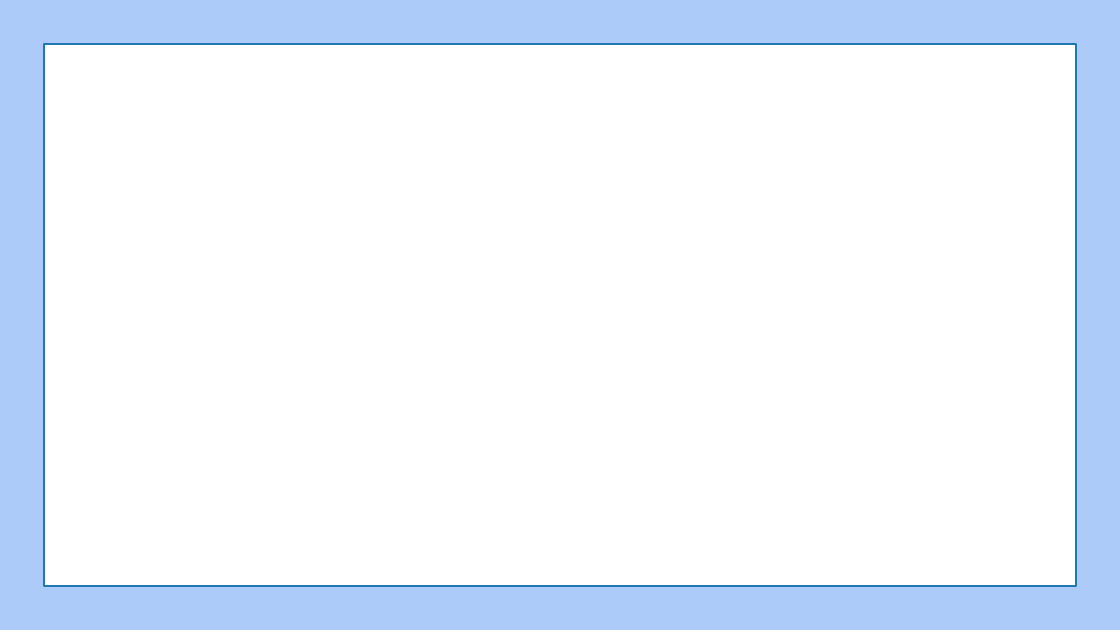
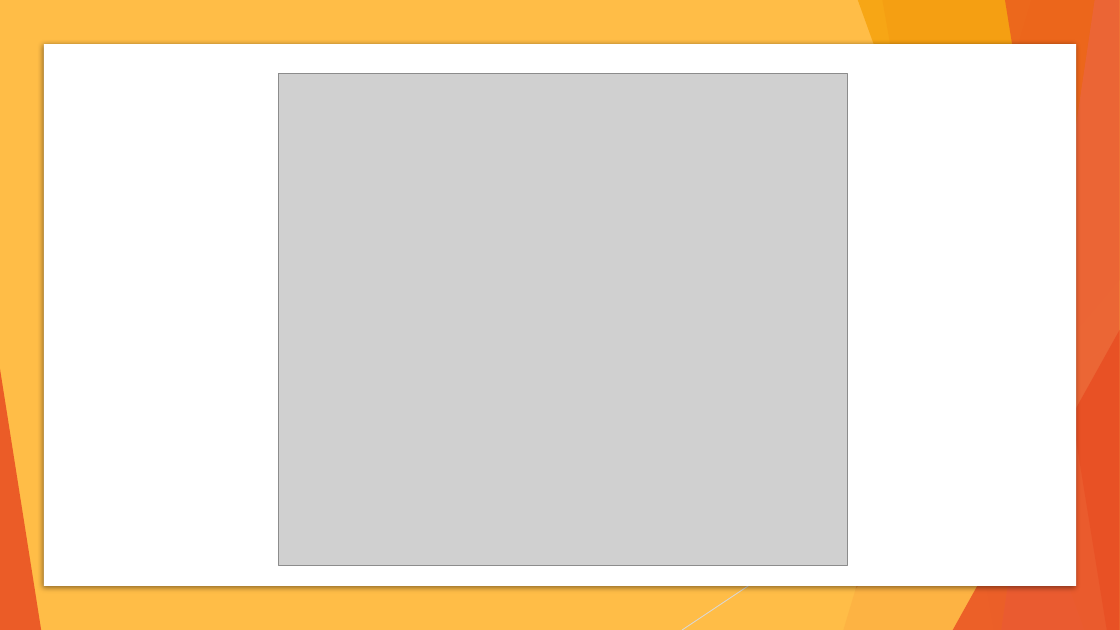
Before and after one commit to treybourgeois/nss_capstone_2021, a slide deck: slide 6 of data2/capstone_presentation.pptx (slide 2 before the commit). Drawn at 1120x630 pixels with LibreOffice and Linux fonts; fonts in the diff are those of the drawing; grey boxes stand for pictures; background and template pictures are left out. Boxes give left, top, right and bottom in pixels: in the first picture for what was removed or moved away, otherwise in the second. Text is boxed around its words. In the diff, an @@ line names an element or a change of style, - is before the commit and + after.

```diff
--- a/data2/capstone_presentation.pptx
+++ b/data2/capstone_presentation.pptx
@@ rectangle at box(0, 0, 1120, 630): fill #ACCBF9 to #FFBD47 @@
@@ freeform shape at box(844, 0, 1120, 630): fill #4A66AC at 30% opacity to #E84C22 at 30% opacity @@
@@ freeform shape at box(844, 0, 1120, 630): fill #4A66AC at 30% opacity to #E84C22 at 30% opacity @@
@@ freeform shape at box(858, 0, 1120, 630): fill #3477B2 at 70% opacity to #F49D00 at 70% opacity @@
@@ freeform shape at box(858, 0, 1120, 630): fill #3477B2 at 70% opacity to #F49D00 at 70% opacity @@
@@ freeform shape at box(882, 0, 1120, 630): fill #4A66AC at 20% opacity to #E84C22 at 20% opacity @@
@@ freeform shape at box(882, 0, 1120, 630): fill #4A66AC at 20% opacity to #E84C22 at 20% opacity @@
@@ freeform shape at box(1002, 0, 1120, 630): fill #90A2CF at 70% opacity to #F1947A at 70% opacity @@
@@ freeform shape at box(1002, 0, 1120, 630): fill #90A2CF at 70% opacity to #F1947A at 70% opacity @@
@@ freeform shape at box(1005, 0, 1120, 630): fill #4A66AC at 65% opacity to #E84C22 at 65% opacity @@
@@ freeform shape at box(1005, 0, 1120, 630): fill #4A66AC at 65% opacity to #E84C22 at 65% opacity @@
@@ rectangle at box(44, 45, 1076, 586): outline #1F78B4 1.75 pt to none; shadow on @@
@@ picture added at box(279, 74, 848, 565) @@
@@ triangle at box(821, 280, 1120, 630): fill #629DD1 at 72% opacity to #FFBD47 at 72% opacity @@
@@ triangle at box(821, 280, 1120, 630): fill #629DD1 at 72% opacity to #FFBD47 at 72% opacity @@
@@ triangle at box(953, 330, 1120, 630): fill #4A66AC at 80% opacity to #E84C22 at 80% opacity @@
@@ triangle at box(953, 330, 1120, 630): fill #4A66AC at 80% opacity to #E84C22 at 80% opacity @@
@@ triangle at box(0, 369, 41, 630): fill #4A66AC at 85% opacity to #E84C22 at 85% opacity @@
@@ triangle at box(0, 369, 41, 630): fill #4A66AC at 85% opacity to #E84C22 at 85% opacity @@
@@ group added at box(0, 0, 1120, 630): 5 freeform shapes, 3 triangles @@
```
Also in this commit, not shown: 1 other slide changed, 15 slides added, 1 slide removed, 2 other files.
